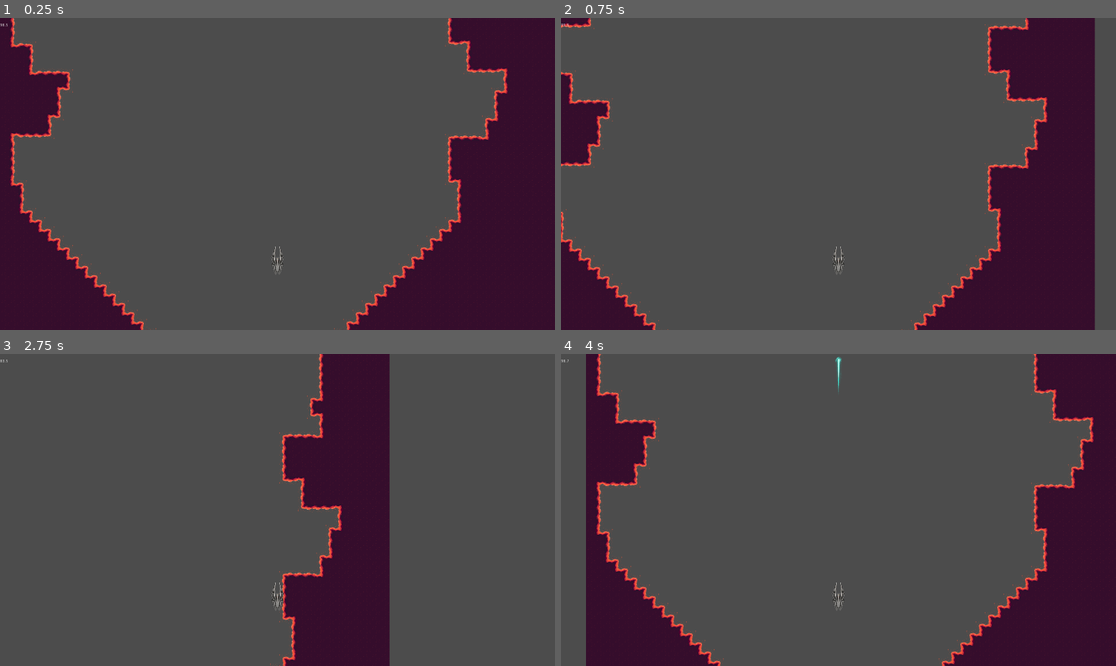
Above: before the commit, frames 1-4 (two rows, left to right).
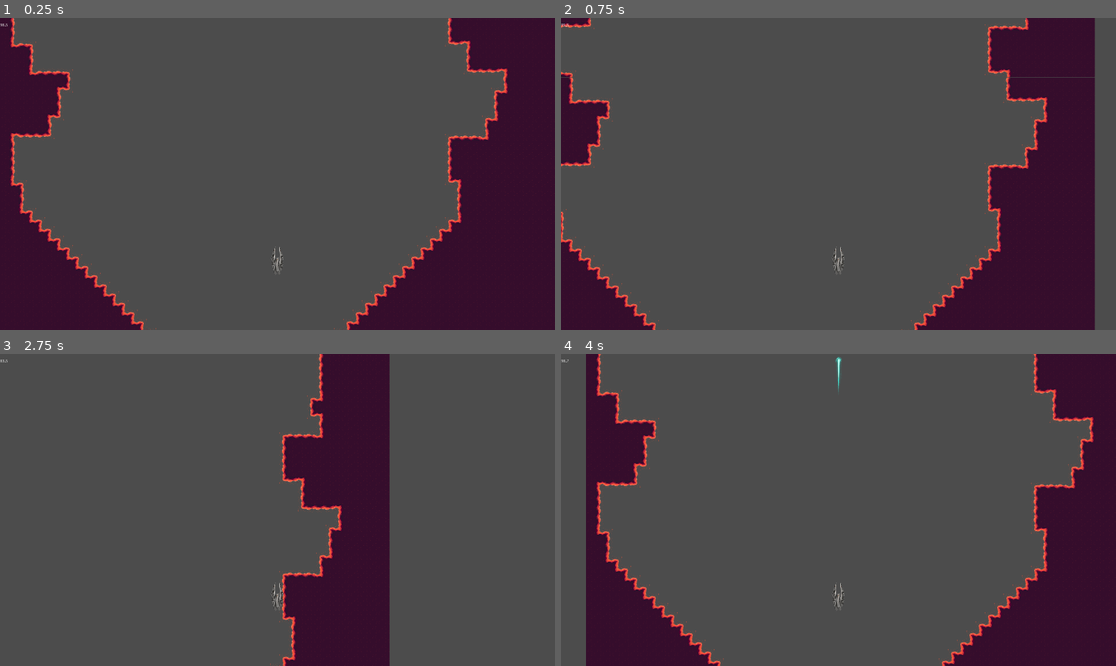
Above: after the commit, the same moments.

Repository: CyanideGourmet/River-Raid-Remake
Game: Godot game, scene res://scenes/Main.tscn
Two runs of this game, one before a commit and one after it. Both use one fixed random seed, a clock stepped at 60 frames per second and the inputs below.
Inputs:
- Up to frame 1 (0.25 s): no input
- Up to frame 2 (0.75 s): hold Right (ui_right) from 0.53 s (still down)
- Up to frame 3 (2.75 s): tap Space (ui_select) at 0.77, 1.52 s; release Right (ui_right) at 1.28 s; hold Down (ui_down) 1.28-2.03 s; hold Right (ui_right) from 2.03 s (still down)
- Up to frame 4 (4 s): release Right (ui_right) at 2.78 s; hold Up (ui_up) 2.78-3.53 s; tap Space (ui_select) at 3.02, 3.77 s; hold Left (ui_left) from 3.53 s (still down)

The runs differ from the first frame. In frame 1, 0.1% of the frame differs, in the area x 0-92%, y 1-100%; in frame 2, 0.1%, in the area x 0-97%, y 1-100%; in frame 3, less than 0.1%; in frame 4, 0.1%.

Commit message:
Project Settings changes

Diff:
--- a/project.godot
+++ b/project.godot
@@ -25,6 +25,13 @@
 window/size/height=1080
 window/vsync/use_vsync=false
 
+[physics]
+
+2d/cell_size=32
+
 [rendering]
 
+quality/2d/gles2_use_nvidia_rect_flicker_workaround=true
+quality/2d/use_pixel_snap=true
+threads/thread_model=2
 environment/default_environment="res://default_env.tres"
--- a/scripts/MapSlice.gd
+++ b/scripts/MapSlice.gd
@@ -282,7 +282,6 @@
 		coordinates[0] += (copy_offset-island_params[0])*_random_int(0, 1)
 		instantiated_nodes_coordinates.append(coordinates)
 		fuel_number -= 1
-	print(instantiated_nodes_coordinates)
 
 func _place_entities():
 	var fuel_entities = []
